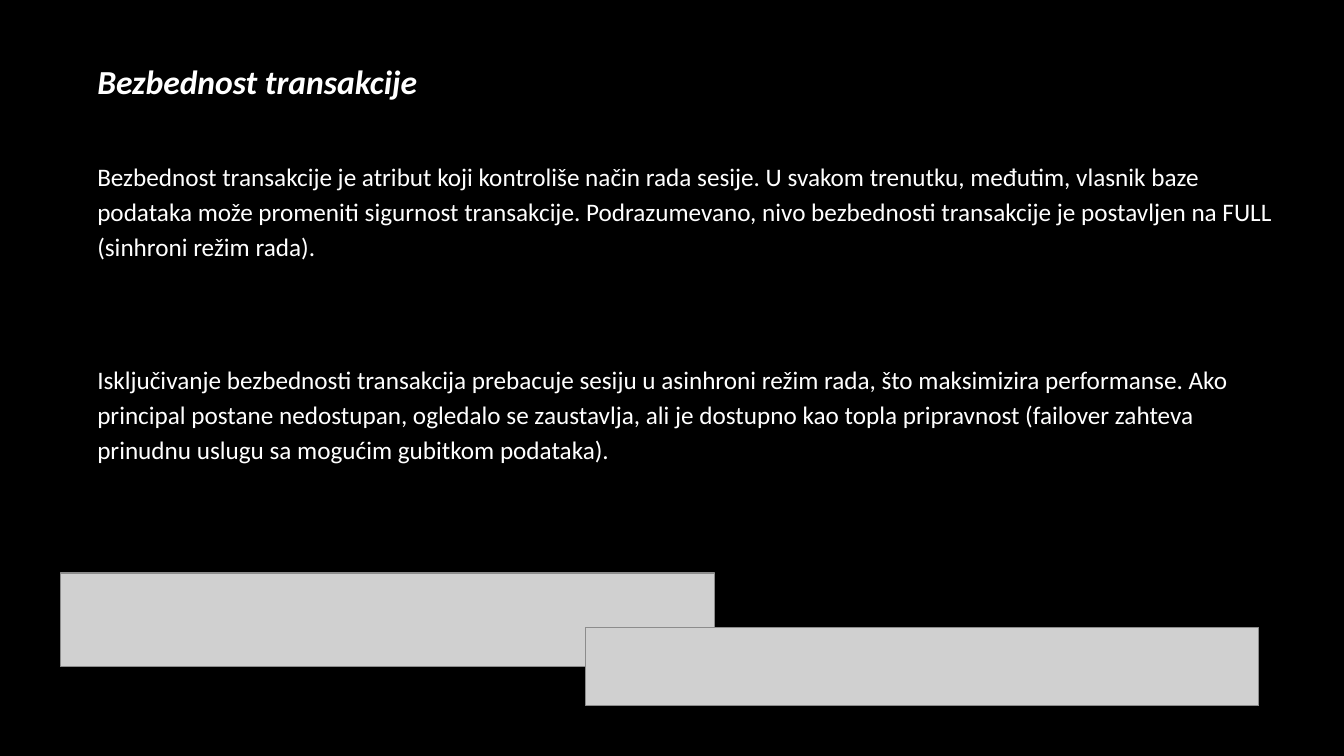
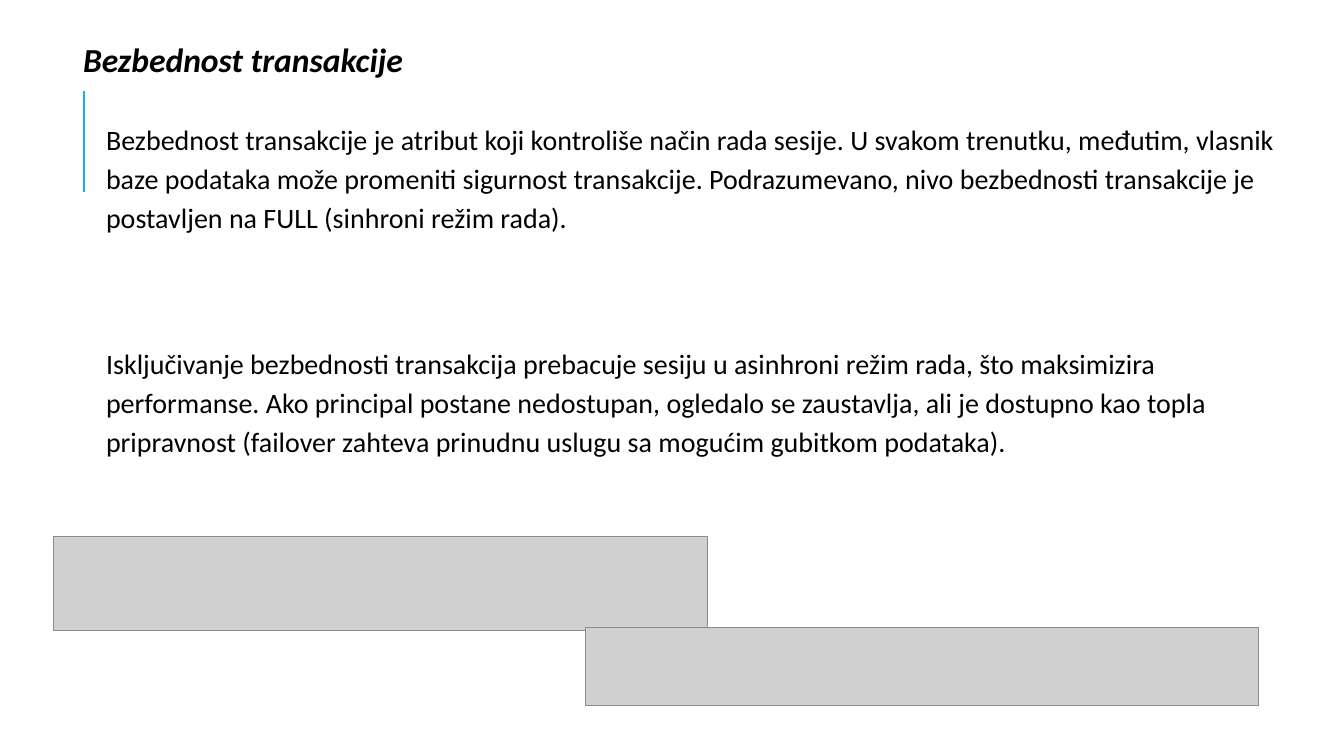
Before and after one commit to Teaa22/Baze, a slide deck: slide 7 of Seminarski 3.pptx. Drawn at 1344x756 pixels with LibreOffice and Linux fonts; fonts in the diff are those of the drawing; grey boxes stand for pictures; background and template pictures are left out. Boxes give left, top, right and bottom in pixels: in the first picture for what was removed or moved away, otherwise in the second. Text is boxed around its words. In the diff, an @@ line names an element or a change of style, - is before the commit and + after.

```diff
--- a/Seminarski 3.pptx
+++ b/Seminarski 3.pptx
@@ background picture (left out) to #FFFFFF @@
@@ text "Bezbednost transakcije": place and size @@
-text "Bezbednost transakcije" at bbox=[97, 70, 417, 100]
+text "Bezbednost transakcije" at bbox=[83, 48, 403, 78]
@@ text "Bezbednost transakcije" at bbox=[83, 48, 403, 78]: text colour #FFFFFF to #000000 @@
@@ line added from (84, 192) to (84, 91), #1CADE4 1.5 pt @@
@@ text "Bezbednost transakcije je atribut koji ...": place and size @@
-text "Bezbednost transakcije je atribut koji ..." at bbox=[97, 168, 1271, 464]
+text "Bezbednost transakcije je atribut koji ..." at bbox=[106, 130, 1273, 457]
@@ text "Bezbednost transakcije je atribut koji ..." at bbox=[106, 130, 1273, 457]: size 18 to 20 pt, text colour #FFFFFF to #000000 @@
@@ picture: place and size @@
-picture at bbox=[60, 573, 715, 666]
+picture at bbox=[53, 536, 708, 630]
```
Also in this commit, not shown: 10 other slides changed, 5 other files.
